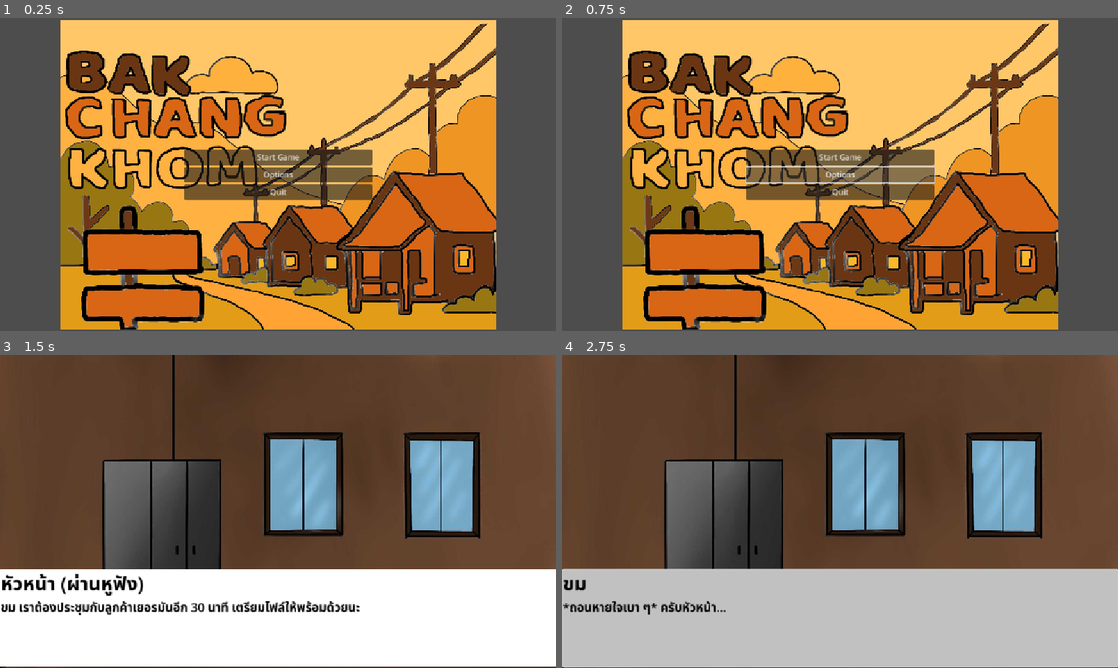
Above: before the commit, frames 1-4 (two rows, left to right).
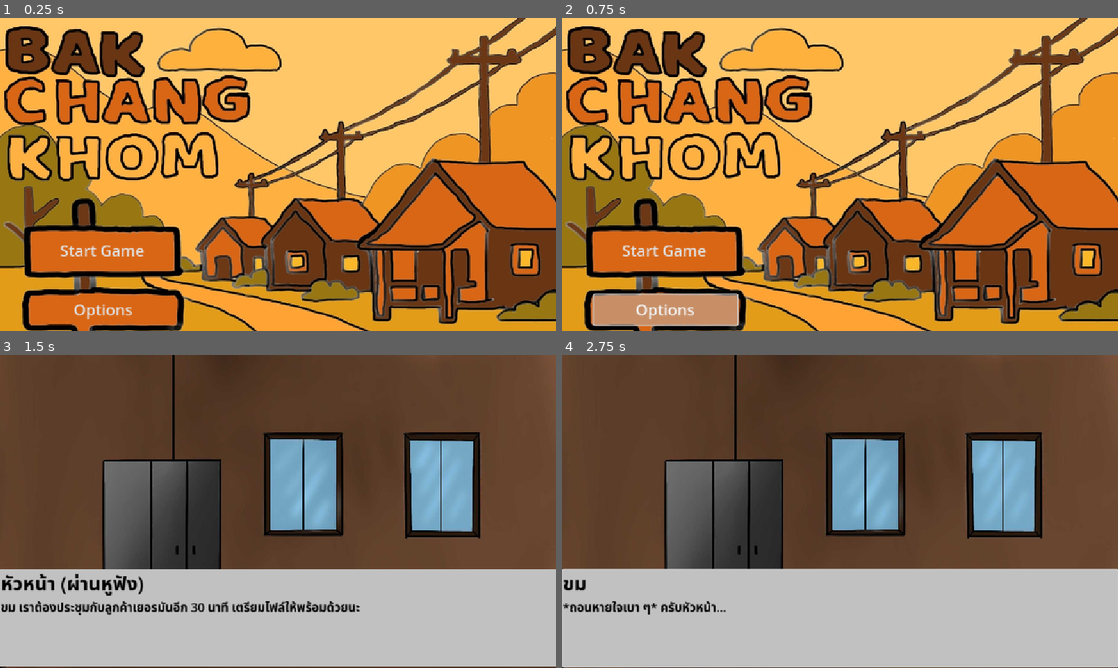
Above: after the commit, the same moments.

Repository: HeHHeyboi/BakChangKhom
Game: Godot game, scene res://Scene/Start_Scene.tscn
The game is run twice, just before and just after one commit, with the same random seed, the same clock (stepped at 60 frames per second) and the same inputs. The project has no main scene, so this scene is started directly.
Inputs:
- Up to frame 1 (0.25 s): no input
- Up to frame 2 (0.75 s): click "Options" at 0.5 s
- Up to frame 3 (1.5 s): click "Start Game" at 1.25 s
- Up to frame 4 (2.75 s): click "หัวหน้า (ผ่านหูฟัง)" at 2 s

The runs differ from the first frame. In frame 1, 66% of the frame differs, in the area x 0-100%, y 0-100%; in frame 2, 67%; in frame 3, 30%; in frame 4, nothing differs.

Commit message:
Add custom button styles and update start scene UI
Introduced new stylebox assets for Start Menu buttons and options, and replaced the background image with stargBG2.jpg. Updated Start_Scene.tscn to use the new styles, adjusted button layout, and removed the VBoxContainer for direct button placement.

Diff:
--- a/Scene/Start_Scene.tscn
+++ b/Scene/Start_Scene.tscn
@@ -1,7 +1,10 @@
-[gd_scene load_steps=3 format=3 uid="uid://d2rbfnaviwwmi"]
+[gd_scene load_steps=6 format=3 uid="uid://d2rbfnaviwwmi"]
 
 [ext_resource type="Script" uid="uid://da1p1qbu85qub" path="res://Scripts/start_scene.gd" id="1_fnmpy"]
-[ext_resource type="Texture2D" uid="uid://ddxjtd4na5sen" path="res://Assets/stargBG.jpg" id="2_w1s5t"]
+[ext_resource type="Texture2D" uid="uid://dc6wwrj7n5uve" path="res://Assets/stargBG2.jpg" id="2_w1s5t"]
+[ext_resource type="StyleBox" uid="uid://dqrxqilntke7q" path="res://Assets/ButtonStyle/StartMenu/button_hover.stylebox" id="3_ws62b"]
+[ext_resource type="StyleBox" uid="uid://dsgh2r2r8hbx3" path="res://Assets/ButtonStyle/StartMenu/button_press.stylebox" id="4_syklm"]
+[ext_resource type="StyleBox" uid="uid://86j51x0n2dyx" path="res://Assets/ButtonStyle/StartMenu/button_normal.stylebox" id="5_pqbye"]
 
 [node name="StartScene" type="Control"]
 layout_mode = 3
@@ -17,43 +20,55 @@
 anchors_preset = 15
 anchor_right = 1.0
 anchor_bottom = 1.0
-offset_left = -19.0
-offset_top = 5.0
-offset_right = 19.0
-offset_bottom = -5.0
+offset_left = -24.0
+offset_top = -1.0
+offset_right = 27.0
+offset_bottom = 3.0
 grow_horizontal = 2
 grow_vertical = 2
 texture = ExtResource("2_w1s5t")
 expand_mode = 1
 stretch_mode = 5
+metadata/_edit_lock_ = true
 
-[node name="VBoxContainer" type="VBoxContainer" parent="."]
-layout_mode = 1
-anchors_preset = 8
-anchor_left = 0.5
-anchor_top = 0.5
-anchor_right = 0.5
-anchor_bottom = 0.5
-offset_left = -195.0
-offset_top = -157.5
-offset_right = 195.0
-offset_bottom = 157.5
-grow_horizontal = 2
-grow_vertical = 2
-alignment = 1
-
-[node name="Start_Button" type="Button" parent="VBoxContainer"]
+[node name="Start_Button" type="Button" parent="."]
 layout_mode = 2
+offset_left = 62.0
+offset_top = 439.0
+offset_right = 361.0
+offset_bottom = 523.0
+theme_override_font_sizes/font_size = 32
+theme_override_styles/hover = ExtResource("3_ws62b")
+theme_override_styles/pressed = ExtResource("4_syklm")
+theme_override_styles/normal = ExtResource("5_pqbye")
 text = "Start Game"
 
-[node name="Option_Button" type="Button" parent="VBoxContainer"]
+[node name="Option_Button" type="Button" parent="."]
 layout_mode = 2
+offset_left = 65.0
+offset_top = 572.0
+offset_right = 363.0
+offset_bottom = 635.0
+theme_override_font_sizes/font_size = 32
+theme_override_styles/hover = ExtResource("3_ws62b")
+theme_override_styles/pressed = ExtResource("4_syklm")
+theme_override_styles/normal = ExtResource("5_pqbye")
 text = "Options"
 
-[node name="Quit_Button" type="Button" parent="VBoxContainer"]
+[node name="Quit_Button" type="Button" parent="."]
+visible = false
 layout_mode = 2
+offset_left = 68.0
+offset_top = 576.0
+offset_right = 357.0
+offset_bottom = 634.0
+theme_override_font_sizes/font_size = 32
+theme_override_styles/hover = ExtResource("3_ws62b")
+theme_override_styles/pressed = ExtResource("4_syklm")
+theme_override_styles/normal = ExtResource("5_pqbye")
+disabled = true
 text = "Quit"
 
-[connection signal="pressed" from="VBoxContainer/Start_Button" to="." method="_on_start_button_pressed"]
-[connection signal="pressed" from="VBoxContainer/Option_Button" to="." method="_on_option_button_pressed"]
-[connection signal="pressed" from="VBoxContainer/Quit_Button" to="." method="_on_quit_button_pressed"]
+[connection signal="pressed" from="Start_Button" to="." method="_on_start_button_pressed"]
+[connection signal="pressed" from="Option_Button" to="." method="_on_option_button_pressed"]
+[connection signal="pressed" from="Quit_Button" to="." method="_on_quit_button_pressed"]
Binary file added: Assets/ButtonStyle/StartMenu/button_hover.stylebox
Binary file added: Assets/ButtonStyle/StartMenu/button_normal.stylebox
Binary file added: Assets/ButtonStyle/StartMenu/button_press.stylebox
Binary file added: Assets/ButtonStyle/StartMenu/option_hover.stylebox
Binary file added: Assets/ButtonStyle/StartMenu/option_normal.stylebox
Binary file added: Assets/stargBG2.jpg
Not shown, added: Assets/stargBG2.jpg.import
